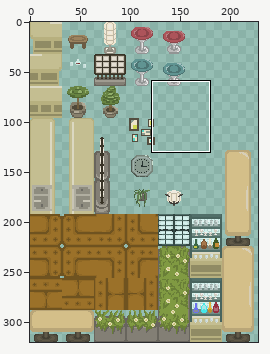
Sprite sheet: src/Assets/Environment/Assets/Tilemap/tilemap.png. The picture above shows the old version from afar; the outline marks the close-up.
Close-up. As it was:
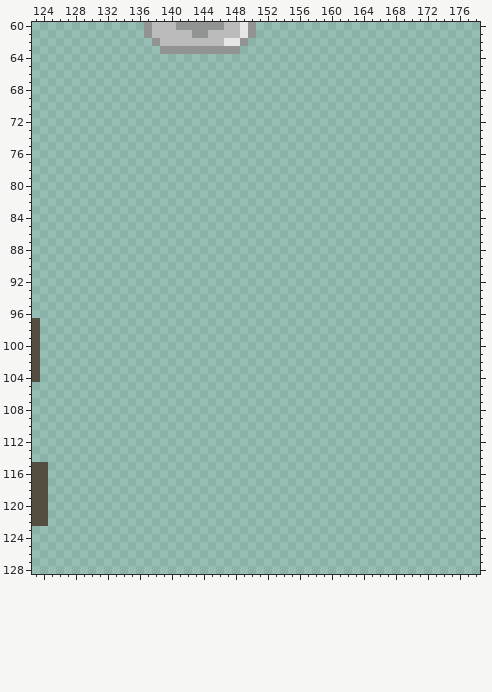
The file is 320x320 pixels. Colours within 5 levels of each other are drawn and written as one. Shown: x 123..178, y 60..128. The wide view leaves out empty margins.
New version:
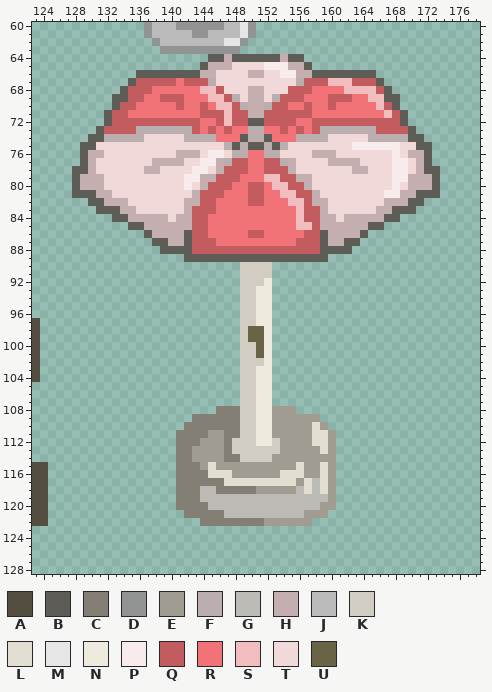
Palette (. is transparent): A #534e40  B #5d5c56  C #837f75  D #929494  E #a09c91  F #baaeaf  G #bcbbb5  H #c4aeaf  J #bbbbbb  K #d2cdc3  L #e3ded2  M #e6e6e6  N #efeade  P #f8ebeb  Q #c25c5f  R #f17377  S #f2bdbe  T #f1d9da  U #6a6446
Log entry: parasole asset design
The edit:
y 64: x 145..156 ............ -> BBHBBBBBBHBB
y 65: x 144..157 .............. -> BHHHTTTTPPPHHB
y 66: x 136..165 .............................. -> BBBBBBBBHHTTTTHHTTPPHHBBBBBBBB
y 67: x 135..166 ................................ -> BQQQQQRQQQFTTTTTTTTTTFQQQSSSQQQB
y 68: x 134..167 .................................. -> BQQQRRRRRRSSQTTTHHTTTQQQRRRRSSSSQB
y 69: x 133..168 .................................... -> BBQQRRQQQRRRSSQFTHHTFQQQRRRQQQRRSSBB
y 70: x 133..168 .................................... -> BQQRRRRRQRRQRSSQFHHFQQRRQRRQRRRRRSQB
y 71: x 132..169 ...................................... -> BQQRRRRRRRRRQQQSQQHHQQQQQQRRRRRRRRRSQB
y 72: x 132..169 ...................................... -> BQQQQQQQQQQQRRQSQQBBQQQQRRQQQQQQQQQQQB
y 73: x 131..170 ........................................ -> BQQQQFFFFFFFQRQRQRRFFRRQRQRQFFFFFFFQQQQB
y 74: x 130..171 .......................................... -> BBFFFFFTTTTTFFFFRRRBFFBRRRFFFFTTTTTFFFFFBB
y 75: x 129..172 ............................................ -> BBTTTTTTTTTTTTTTTTFBFBBFBFTTTTTTTTPPPPPPTTBB
y 76: x 129..172 ............................................ -> BHHTTTTTTTTTHHHTPPTFFRRFFTTTTHHHTTTTTTTPTHHB
y 77: x 129..172 ............................................ -> BHTTTTTTTHHHHTTPPHFQQRRQQFHTTTTHHHHTTTTPPTHB
y 78: x 128..173 .............................................. -> BBHTTTTTTHHTTTTPPTHQQQRRQQQHTTTTTTTHHTTTPPTHBB
y 79: x 128..173 .............................................. -> BHHHTTTTTTTTTTPPHHQQQRRRSSQQHHTTTTTTTTTTPPHHHB
y 80: x 128..173 .............................................. -> BHHHTTTTTTTTTTPTHQQQRRQQRSSQQHTTTTTTTTTTPTHHHB
y 81: x 128..173 .............................................. -> BBBHHTTTTTTTTTTHQQQRRRQQRRSSQQHTTTTTTTTPPHHBBB
y 82: x 130..171 .......................................... -> BBHHHTTTTTTTHHQQRRRRQQRRRSSQHHTTTTTTTHHHBB
y 83: x 131..170 ........................................ -> BBBHHTTTTTTHQQQRRRRRRRRRRSQQHTTTTTTHHBBB
y 84: x 133..168 .................................... -> BBHHHHHTHHQQRRRRRRRRRRRSQQHHTHHHHHBB
y 85: x 135..166 ................................ -> BBHHHHHHQQRRRRRRRRRRRSSQHHHHHHBB
y 86: x 137..164 ............................ -> BHHHHBQQRRRRRQQRRRRRQQBHHHHB
y 87: x 138..163 .......................... -> BBHHBQQQRRRRRRRRRRQQQBHHBB
y 88: x 139..162 ........................ -> BBBBQQQQQQQQQQQQQQQQBBBB
y 89: x 142..159 .................. -> BBBBBBBBBBBBBBBBBB
y 90..91: x 149..152 .... -> KKKK
y 92: x 149..152 .... -> KKKN
y 93..97: x 149..152 .... -> KKNN
y 98..99: x 149..152 .... -> KUUN
y 100..101: x 149..152 .... -> KKUN
y 102: x 149..152 .... -> KKKN
y 103..107: x 149..152 .... -> KKNN
y 108: x 146..155 .......... -> CCCKKNNEEE
y 109: x 143..158 ................ -> CCCCCCKKNNEEEEEE
y 110: x 142..159 .................. -> CCCCCCCKKNNEEEEELE
y 111: x 141..160 .................... -> CCCCEECCKKNNEEEEELLE
y 112: x 141..160 .................... -> CCCEEECKKKNNKEEEELLE
y 113: x 141..160 .................... -> CCEEEECKKKKKKEEEEELE
y 114: x 141..160 .................... -> CCEEEECCKKKKEEEEEEEE
y 115: x 141..160 .................... -> CCCELEEEEEEEEEELEELE
y 116: x 141..160 .................... -> CCCCLLLEEEEEELLLEELE
y 117: x 141..160 .................... -> CCCCCCLLLLLLLLLELGLE
y 118: x 141..160 .................... -> CCCGGCCCCCEEEEEGLGLE
y 119: x 141..160 .................... -> CCCGGGGGGGGGGGGGGGGE
y 120: x 141..160 .................... -> CCCCGGGGGGGGGGGGGGEE
y 121: x 142..159 .................. -> CCCCCGGGGGGGGGGEEE
y 122: x 144..157 .............. -> CCCCCCCCEEEEEE
